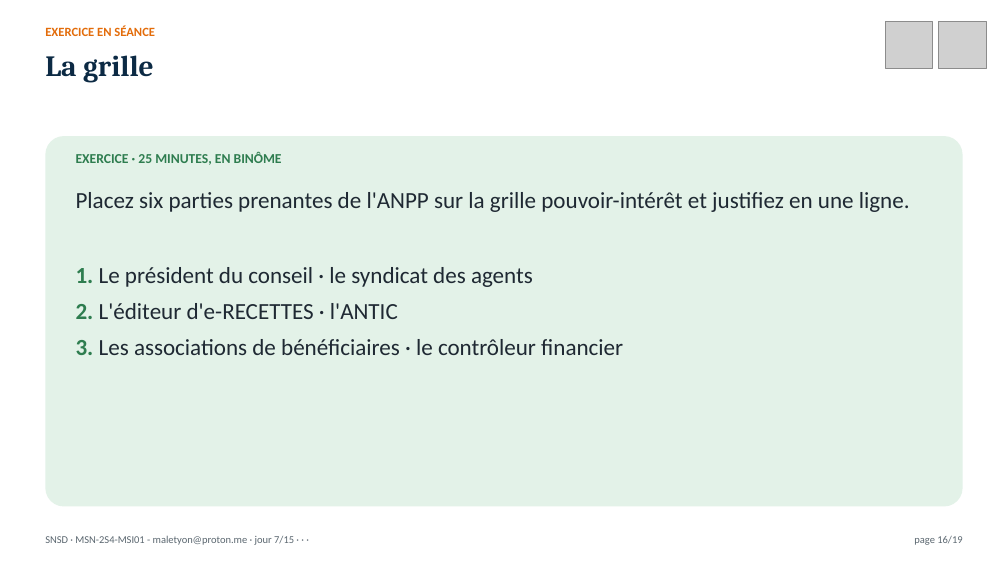
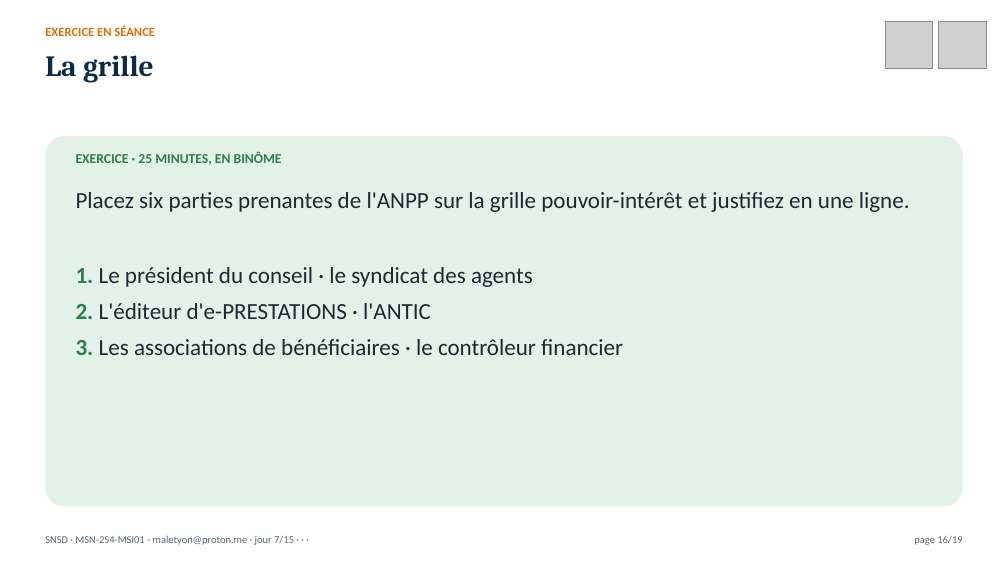
Before and after one commit to MaletYon/cours-snsd, a slide deck: slide 16 of Présentation/SNSD_J07.pptx. Drawn at 1008x567 pixels with LibreOffice and Linux fonts; fonts in the diff are those of the drawing; grey boxes stand for pictures. Boxes give left, top, right and bottom in pixels: in the first picture for what was removed or moved away, otherwise in the second. Text is boxed around its words. In the diff, an @@ line names an element or a change of style, - is before the commit and + after.

```diff
--- a/Présentation/SNSD_J07.pptx
+++ b/Présentation/SNSD_J07.pptx
@@ text at (76, 303, 431, 319): text changed @@
-2. L'éditeur d'e-RECETTES · l'ANTIC
+2. L'éditeur d'e-PRESTATIONS · l'ANTIC
```
Also in this commit, not shown: 29 other files.
